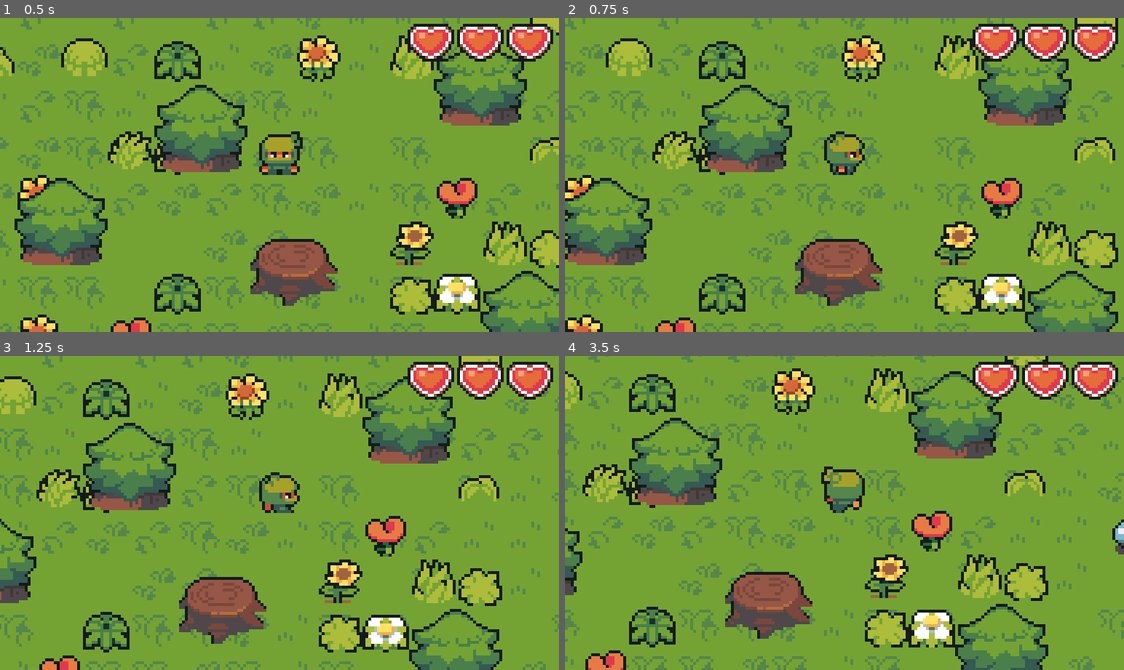
Above: before the commit, frames 1-4 (two rows, left to right).
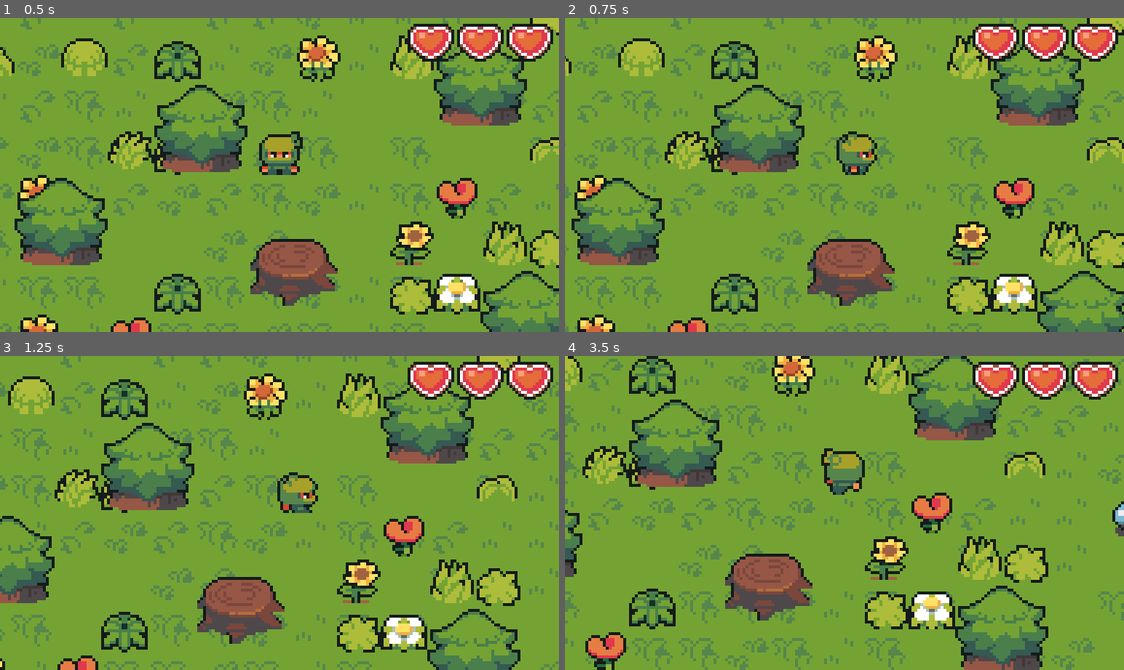
Above: after the commit, the same moments.

Repository: zar67/GodotTutorial
Game: Godot game, scene res://scenes/world/world.tscn
Two runs of this game, one before a commit and one after it. Both use one fixed random seed, a clock stepped at 60 frames per second and the inputs below.
Inputs:
- Up to frame 1 (0.5 s): no input
- Up to frame 2 (0.75 s): hold Right (ui_right) from 0.53 s (still down)
- Up to frame 3 (1.25 s): keep holding Right (ui_right)
- Up to frame 4 (3.5 s): release Right (ui_right) at 1.28 s; hold Down (ui_down) 1.28-2.03 s; hold Right (ui_right) 2.03-2.78 s; hold Up (ui_up) from 2.78 s (still down)

Frame 1 is identical in both runs. In frame 2, 30% of the frame differs, in the area x 0-100%, y 0-100%; in frame 3, 31%; in frame 4, 36%.

Commit message:
Coding hearts and adding knockback

Diff:
--- a/player/PlayerController.gd
+++ b/player/PlayerController.gd
@@ -1,10 +1,14 @@
 extends CharacterBody2D
+
+signal HealthChanged
 
 @export var speed: int = 35 # Public variable editable in the inspector
 @onready var animations = $AnimationPlayer # Reference to the AnimationPlayer node
 
 @export var max_health: int = 3
 @onready var current_health: int = max_health
+
+@export var knockback_power = 500
 
 # Custom functino for fetching the current input
 func HandleInput():
@@ -46,4 +50,10 @@
 		current_health -= 1
 		if (current_health < 0):
 			current_health = max_health
-		print_debug(current_health)
+		HealthChanged.emit(current_health)
+		Knockback(area.get_parent().velocity)
+
+func Knockback(enemy_velocity: Vector2):
+	var knockbackDir = (enemy_velocity - velocity).normalized() * knockback_power
+	velocity = knockbackDir
+	move_and_slide()
--- a/scenes/entitys/slime.tscn
+++ b/scenes/entitys/slime.tscn
@@ -1,48 +1,6 @@
 [gd_scene load_steps=10 format=3 uid="uid://d3fjiud86ng2f"]
 
 [ext_resource type="Texture2D" uid="uid://b060yih2iahpe" path="res://assets/characters/slime.png" id="1_sil24"]
-
-[sub_resource type="Animation" id="Animation_0vf2g"]
-resource_name = "walk_down"
-length = 0.8
-loop_mode = 1
-step = 0.2
-tracks/0/type = "value"
-tracks/0/imported = false
-tracks/0/enabled = true
-tracks/0/path = NodePath("Sprite2D:frame")
-tracks/0/interp = 1
-tracks/0/loop_wrap = true
-tracks/0/keys = {
-"times": PackedFloat32Array(0, 0.2, 0.4, 0.6, 0.8),
-"transitions": PackedFloat32Array(1, 1, 1, 1, 1),
-"update": 1,
-"values": [0, 4, 8, 12, 0]
-}
-tracks/1/type = "value"
-tracks/1/imported = false
-tracks/1/enabled = true
-tracks/1/path = NodePath("HitBox/CollisionShape2D:position")
-tracks/1/interp = 1
-tracks/1/loop_wrap = true
-tracks/1/keys = {
-"times": PackedFloat32Array(0, 0.2, 0.4, 0.6, 0.8),
-"transitions": PackedFloat32Array(1, 1, 1, 1, 1),
-"update": 1,
-"values": [Vector2(0, -4), Vector2(0, -8), Vector2(-1.18424e-15, -7), Vector2(5.92118e-16, -4), Vector2(0, -4)]
-}
-tracks/2/type = "value"
-tracks/2/imported = false
-tracks/2/enabled = true
-tracks/2/path = NodePath("HitBox/CollisionShape2D:scale")
-tracks/2/interp = 1
-tracks/2/loop_wrap = true
-tracks/2/keys = {
-"times": PackedFloat32Array(0, 0.2, 0.4, 0.6, 0.8),
-"transitions": PackedFloat32Array(1, 1, 1, 1, 1),
-"update": 1,
-"values": [Vector2(1, 1), Vector2(1.388, 0.933), Vector2(1.25867, 0.955333), Vector2(0.996, 1.071), Vector2(1, 1)]
-}
 
 [sub_resource type="Animation" id="Animation_inrvu"]
 length = 0.001
@@ -83,6 +41,132 @@
 "values": [Vector2(1, 1)]
 }
 
+[sub_resource type="Animation" id="Animation_0vf2g"]
+resource_name = "walk_down"
+length = 0.8
+loop_mode = 1
+step = 0.2
+tracks/0/type = "value"
+tracks/0/imported = false
+tracks/0/enabled = true
+tracks/0/path = NodePath("Sprite2D:frame")
+tracks/0/interp = 1
+tracks/0/loop_wrap = true
+tracks/0/keys = {
+"times": PackedFloat32Array(0, 0.2, 0.4, 0.6, 0.8),
+"transitions": PackedFloat32Array(1, 1, 1, 1, 1),
+"update": 1,
+"values": [0, 4, 8, 12, 0]
+}
+tracks/1/type = "value"
+tracks/1/imported = false
+tracks/1/enabled = true
+tracks/1/path = NodePath("HitBox/CollisionShape2D:position")
+tracks/1/interp = 1
+tracks/1/loop_wrap = true
+tracks/1/keys = {
+"times": PackedFloat32Array(0, 0.2, 0.4, 0.6, 0.8),
+"transitions": PackedFloat32Array(1, 1, 1, 1, 1),
+"update": 1,
+"values": [Vector2(0, -4), Vector2(0, -8), Vector2(-1.18424e-15, -7), Vector2(5.92118e-16, -4), Vector2(0, -4)]
+}
+tracks/2/type = "value"
+tracks/2/imported = false
+tracks/2/enabled = true
+tracks/2/path = NodePath("HitBox/CollisionShape2D:scale")
+tracks/2/interp = 1
+tracks/2/loop_wrap = true
+tracks/2/keys = {
+"times": PackedFloat32Array(0, 0.2, 0.4, 0.6, 0.8),
+"transitions": PackedFloat32Array(1, 1, 1, 1, 1),
+"update": 1,
+"values": [Vector2(1, 1), Vector2(1.388, 0.933), Vector2(1.25867, 0.955333), Vector2(0.996, 1.071), Vector2(1, 1)]
+}
+
+[sub_resource type="Animation" id="Animation_kfs7x"]
+resource_name = "walk_left"
+length = 0.8
+loop_mode = 1
+step = 0.2
+tracks/0/type = "value"
+tracks/0/imported = false
+tracks/0/enabled = true
+tracks/0/path = NodePath("Sprite2D:frame")
+tracks/0/interp = 1
+tracks/0/loop_wrap = true
+tracks/0/keys = {
+"times": PackedFloat32Array(0, 0.2, 0.4, 0.6, 0.8),
+"transitions": PackedFloat32Array(1, 1, 1, 1, 1),
+"update": 1,
+"values": [2, 6, 10, 14, 2]
+}
+tracks/1/type = "value"
+tracks/1/imported = false
+tracks/1/enabled = true
+tracks/1/path = NodePath("HitBox/CollisionShape2D:position")
+tracks/1/interp = 1
+tracks/1/loop_wrap = true
+tracks/1/keys = {
+"times": PackedFloat32Array(0, 0.2, 0.4, 0.6, 0.8),
+"transitions": PackedFloat32Array(1, 1, 1, 1, 1),
+"update": 1,
+"values": [Vector2(0, -4), Vector2(-0.5, -8), Vector2(0, -7.433), Vector2(0, -4), Vector2(0, -4)]
+}
+tracks/2/type = "value"
+tracks/2/imported = false
+tracks/2/enabled = true
+tracks/2/path = NodePath("HitBox/CollisionShape2D:scale")
+tracks/2/interp = 1
+tracks/2/loop_wrap = true
+tracks/2/keys = {
+"times": PackedFloat32Array(0, 0.2, 0.4, 0.6, 0.8),
+"transitions": PackedFloat32Array(1, 1, 1, 1, 1),
+"update": 1,
+"values": [Vector2(1, 1), Vector2(1.397, 0.896), Vector2(1.288, 0.96), Vector2(0.944, 1.087), Vector2(1, 1)]
+}
+
+[sub_resource type="Animation" id="Animation_jsqo7"]
+resource_name = "walk_right"
+length = 0.8
+loop_mode = 1
+step = 0.2
+tracks/0/type = "value"
+tracks/0/imported = false
+tracks/0/enabled = true
+tracks/0/path = NodePath("Sprite2D:frame")
+tracks/0/interp = 1
+tracks/0/loop_wrap = true
+tracks/0/keys = {
+"times": PackedFloat32Array(0, 0.2, 0.4, 0.6, 0.8),
+"transitions": PackedFloat32Array(1, 1, 1, 1, 1),
+"update": 1,
+"values": [3, 7, 11, 15, 3]
+}
+tracks/1/type = "value"
+tracks/1/imported = false
+tracks/1/enabled = true
+tracks/1/path = NodePath("HitBox/CollisionShape2D:position")
+tracks/1/interp = 1
+tracks/1/loop_wrap = true
+tracks/1/keys = {
+"times": PackedFloat32Array(0, 0.2, 0.4, 0.6, 0.8),
+"transitions": PackedFloat32Array(1, 1, 1, 1, 1),
+"update": 1,
+"values": [Vector2(0, -4), Vector2(0.461, -8), Vector2(0, -7.585), Vector2(0, -4), Vector2(0, -4)]
+}
+tracks/2/type = "value"
+tracks/2/imported = false
+tracks/2/enabled = true
+tracks/2/path = NodePath("HitBox/CollisionShape2D:scale")
+tracks/2/interp = 1
+tracks/2/loop_wrap = true
+tracks/2/keys = {
+"times": PackedFloat32Array(0, 0.2, 0.4, 0.6, 0.8),
+"transitions": PackedFloat32Array(1, 1, 1, 1, 1),
+"update": 1,
+"values": [Vector2(1, 1.087), Vector2(1.382, 0.879), Vector2(1.275, 0.923), Vector2(0.941, 1.113), Vector2(1, 1.087)]
+}
+
 [sub_resource type="Animation" id="Animation_05n53"]
 resource_name = "walk_up"
 length = 0.8
@@ -123,90 +207,6 @@
 "transitions": PackedFloat32Array(1, 1, 1, 1, 1),
 "update": 1,
 "values": [Vector2(1, 1), Vector2(1.46, 0.952), Vector2(1.22, 0.952), Vector2(0.917, 1.103), Vector2(1, 1)]
-}
-
-[sub_resource type="Animation" id="Animation_kfs7x"]
-resource_name = "walk_left"
-length = 0.8
-loop_mode = 1
-step = 0.2
-tracks/0/type = "value"
-tracks/0/imported = false
-tracks/0/enabled = true
-tracks/0/path = NodePath("Sprite2D:frame")
-tracks/0/interp = 1
-tracks/0/loop_wrap = true
-tracks/0/keys = {
-"times": PackedFloat32Array(0, 0.2, 0.4, 0.6, 0.8),
-"transitions": PackedFloat32Array(1, 1, 1, 1, 1),
-"update": 1,
-"values": [2, 6, 10, 14, 2]
-}
-tracks/1/type = "value"
-tracks/1/imported = false
-tracks/1/enabled = true
-tracks/1/path = NodePath("HitBox/CollisionShape2D:position")
-tracks/1/interp = 1
-tracks/1/loop_wrap = true
-tracks/1/keys = {
-"times": PackedFloat32Array(0, 0.2, 0.4, 0.6, 0.8),
-"transitions": PackedFloat32Array(1, 1, 1, 1, 1),
-"update": 1,
-"values": [Vector2(0, -4), Vector2(-0.5, -8), Vector2(0, -7.433), Vector2(0, -4), Vector2(0, -4)]
-}
-tracks/2/type = "value"
-tracks/2/imported = false
-tracks/2/enabled = true
-tracks/2/path = NodePath("HitBox/CollisionShape2D:scale")
-tracks/2/interp = 1
-tracks/2/loop_wrap = true
-tracks/2/keys = {
-"times": PackedFloat32Array(0, 0.2, 0.4, 0.6, 0.8),
-"transitions": PackedFloat32Array(1, 1, 1, 1, 1),
-"update": 1,
-"values": [Vector2(1, 1), Vector2(1.397, 0.896), Vector2(1.288, 0.96), Vector2(0.944, 1.087), Vector2(1, 1)]
-}
-
-[sub_resource type="Animation" id="Animation_jsqo7"]
-resource_name = "walk_right"
-length = 0.8
-loop_mode = 1
-step = 0.2
-tracks/0/type = "value"
-tracks/0/imported = false
-tracks/0/enabled = true
-tracks/0/path = NodePath("Sprite2D:frame")
-tracks/0/interp = 1
-tracks/0/loop_wrap = true
-tracks/0/keys = {
-"times": PackedFloat32Array(0, 0.2, 0.4, 0.6, 0.8),
-"transitions": PackedFloat32Array(1, 1, 1, 1, 1),
-"update": 1,
-"values": [3, 7, 11, 15, 3]
-}
-tracks/1/type = "value"
-tracks/1/imported = false
-tracks/1/enabled = true
-tracks/1/path = NodePath("HitBox/CollisionShape2D:position")
-tracks/1/interp = 1
-tracks/1/loop_wrap = true
-tracks/1/keys = {
-"times": PackedFloat32Array(0, 0.2, 0.4, 0.6, 0.8),
-"transitions": PackedFloat32Array(1, 1, 1, 1, 1),
-"update": 1,
-"values": [Vector2(0, -4), Vector2(0.461, -8), Vector2(0, -7.585), Vector2(0, -4), Vector2(0, -4)]
-}
-tracks/2/type = "value"
-tracks/2/imported = false
-tracks/2/enabled = true
-tracks/2/path = NodePath("HitBox/CollisionShape2D:scale")
-tracks/2/interp = 1
-tracks/2/loop_wrap = true
-tracks/2/keys = {
-"times": PackedFloat32Array(0, 0.2, 0.4, 0.6, 0.8),
-"transitions": PackedFloat32Array(1, 1, 1, 1, 1),
-"update": 1,
-"values": [Vector2(1, 1.087), Vector2(1.382, 0.879), Vector2(1.275, 0.923), Vector2(0.941, 1.113), Vector2(1, 1.087)]
 }
 
 [sub_resource type="AnimationLibrary" id="AnimationLibrary_v75tt"]
--- /dev/null
+++ b/scenes/gui/Heart.gd
@@ -0,0 +1,7 @@
+extends Panel
+
+@onready var sprite = $Sprite2D
+
+func Update(full: bool):
+	if full: sprite.frame = 0
+	else: sprite.frame = 4
--- /dev/null
+++ b/scenes/gui/HeartsContainerGUI.gd
@@ -0,0 +1,17 @@
+extends HBoxContainer
+
+@onready var heart_gui_class = preload("res://scenes/gui/heart_gui.tscn")
+
+func SetMaxHearts(max: int):
+	for i in range(max):
+		var heart = heart_gui_class.instantiate()
+		add_child(heart)
+
+func UpdateHearts(current: int):
+	var hearts = get_children()
+
+	for i in range(current):
+		hearts[i].Update(true)
+
+	for i in range(current, hearts.size()):
+		hearts[i].Update(false)
--- a/scenes/gui/heart_gui.tscn
+++ b/scenes/gui/heart_gui.tscn
@@ -1,5 +1,6 @@
-[gd_scene load_steps=2 format=3 uid="uid://yk8baehvxlkl"]
+[gd_scene load_steps=3 format=3 uid="uid://yk8baehvxlkl"]
 
+[ext_resource type="Script" path="res://scenes/gui/Heart.gd" id="1_0rlms"]
 [ext_resource type="Texture2D" uid="uid://helgwsn83la0" path="res://assets/gui/heart.png" id="1_cwod6"]
 
 [node name="HeartGUI" type="Panel"]
@@ -7,6 +8,7 @@
 custom_minimum_size = Vector2(16, 13)
 offset_right = 16.0
 offset_bottom = 13.0
+script = ExtResource("1_0rlms")
 
 [node name="Sprite2D" type="Sprite2D" parent="."]
 position = Vector2(0, -2)
--- a/scenes/gui/hearts_container.tscn
+++ b/scenes/gui/hearts_container.tscn
@@ -1,17 +1,7 @@
 [gd_scene load_steps=2 format=3 uid="uid://c6ujf68qhg6wx"]
 
-[ext_resource type="PackedScene" uid="uid://yk8baehvxlkl" path="res://scenes/gui/heart_gui.tscn" id="1_hdan4"]
+[ext_resource type="Script" path="res://scenes/gui/HeartsContainerGUI.gd" id="1_wjat8"]
 
 [node name="HeartsContainer" type="HBoxContainer"]
-offset_right = 40.0
-offset_bottom = 40.0
 theme_override_constants/separation = 1
-
-[node name="HeartGUI" parent="." instance=ExtResource("1_hdan4")]
-layout_mode = 2
-
-[node name="HeartGUI2" parent="." instance=ExtResource("1_hdan4")]
-layout_mode = 2
-
-[node name="HeartGUI3" parent="." instance=ExtResource("1_hdan4")]
-layout_mode = 2
+script = ExtResource("1_wjat8")
--- /dev/null
+++ b/scenes/world/UIController.gd
@@ -0,0 +1,10 @@
+extends CanvasLayer
+
+@onready var hearts_container = $HeartsContainer
+@onready var player = $"../Player"
+
+# Called when the node enters the scene tree for the first time.
+func _ready():
+	hearts_container.SetMaxHearts(player.max_health)
+	hearts_container.UpdateHearts(player.current_health)
+	player.HealthChanged.connect(hearts_container.UpdateHearts)
--- a/scenes/world/world.tscn
+++ b/scenes/world/world.tscn
@@ -8,6 +8,7 @@
 [ext_resource type="PackedScene" uid="uid://d3fjiud86ng2f" path="res://scenes/entitys/slime.tscn" id="6_a3pig"]
 [ext_resource type="Script" path="res://scenes/entitys/SlimeController.gd" id="7_rgtun"]
 [ext_resource type="PackedScene" uid="uid://c6ujf68qhg6wx" path="res://scenes/gui/hearts_container.tscn" id="8_estjl"]
+[ext_resource type="Script" path="res://scenes/world/UIController.gd" id="8_o4kv0"]
 
 [sub_resource type="TileSetAtlasSource" id="TileSetAtlasSource_gm2sm"]
 texture = ExtResource("2_4rhnc")
@@ -2829,6 +2830,7 @@
 limit_top = -288
 limit_right = 592
 limit_bottom = 416
+position_smoothing_enabled = true
 script = ExtResource("5_8p8j4")
 tilemap = NodePath("../../TileMap")
 
@@ -2865,13 +2867,14 @@
 position = Vector2(-100, 0)
 
 [node name="CanvasLayer" type="CanvasLayer" parent="."]
+script = ExtResource("8_o4kv0")
 
 [node name="HeartsContainer" parent="CanvasLayer" instance=ExtResource("8_estjl")]
 anchors_preset = 1
 anchor_left = 1.0
 anchor_right = 1.0
-offset_left = -52.0
+offset_left = -2.0
 offset_top = 2.0
 offset_right = -2.0
-offset_bottom = 42.0
+offset_bottom = 2.0
 grow_horizontal = 0
Not shown: 1 places in scenes/world/world.tscn that only renumber resources
